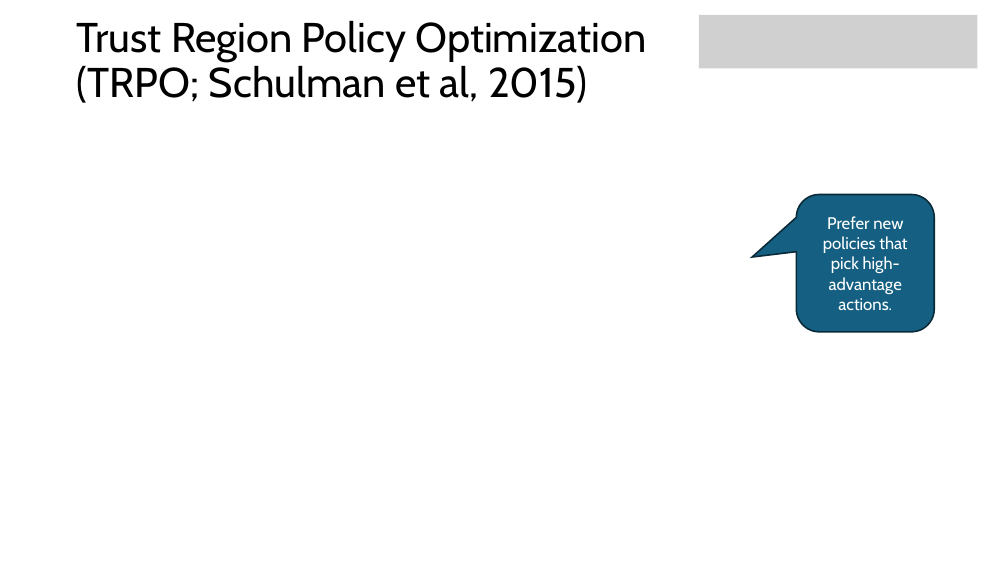
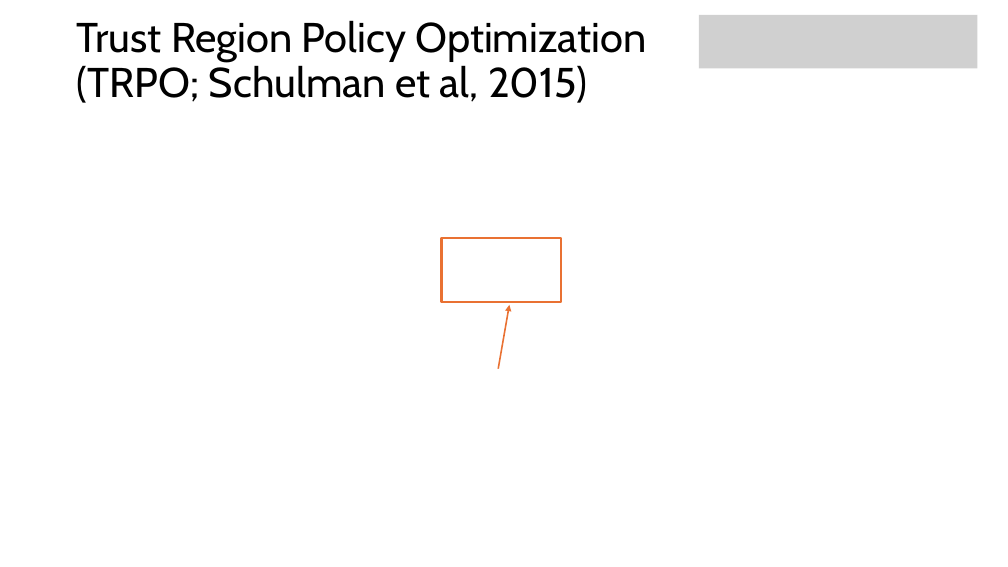
Before and after one commit to mhahsler/Introduction_to_Reinforcement_Learning, a slide deck: slide 28 of slides/Lecture_DRL.pptx (slide 27 before the commit). Drawn at 1008x567 pixels with LibreOffice and Linux fonts; fonts in the diff are those of the drawing; grey boxes stand for pictures. Boxes give left, top, right and bottom in pixels: in the first picture for what was removed or moved away, otherwise in the second. Text is boxed around its words. In the diff, an @@ line names an element or a change of style, - is before the commit and + after.

```diff
--- a/slides/Lecture_DRL.pptx
+++ b/slides/Lecture_DRL.pptx
@@ rounded speech box removed at (x1=796, y1=194, x2=934, y2=332) @@
-Prefer new policies that pick high-advantage actions.
@@ rectangle added at (x1=442, y1=238, x2=561, y2=302), outline #E97132 2.25 pt @@
@@ arrow added from (498, 369) to (510, 305), #E97132 1.5 pt @@
```
Also in this commit, not shown: 8 other slides changed, 1 slide added, 1 slide removed, 1 other file.
